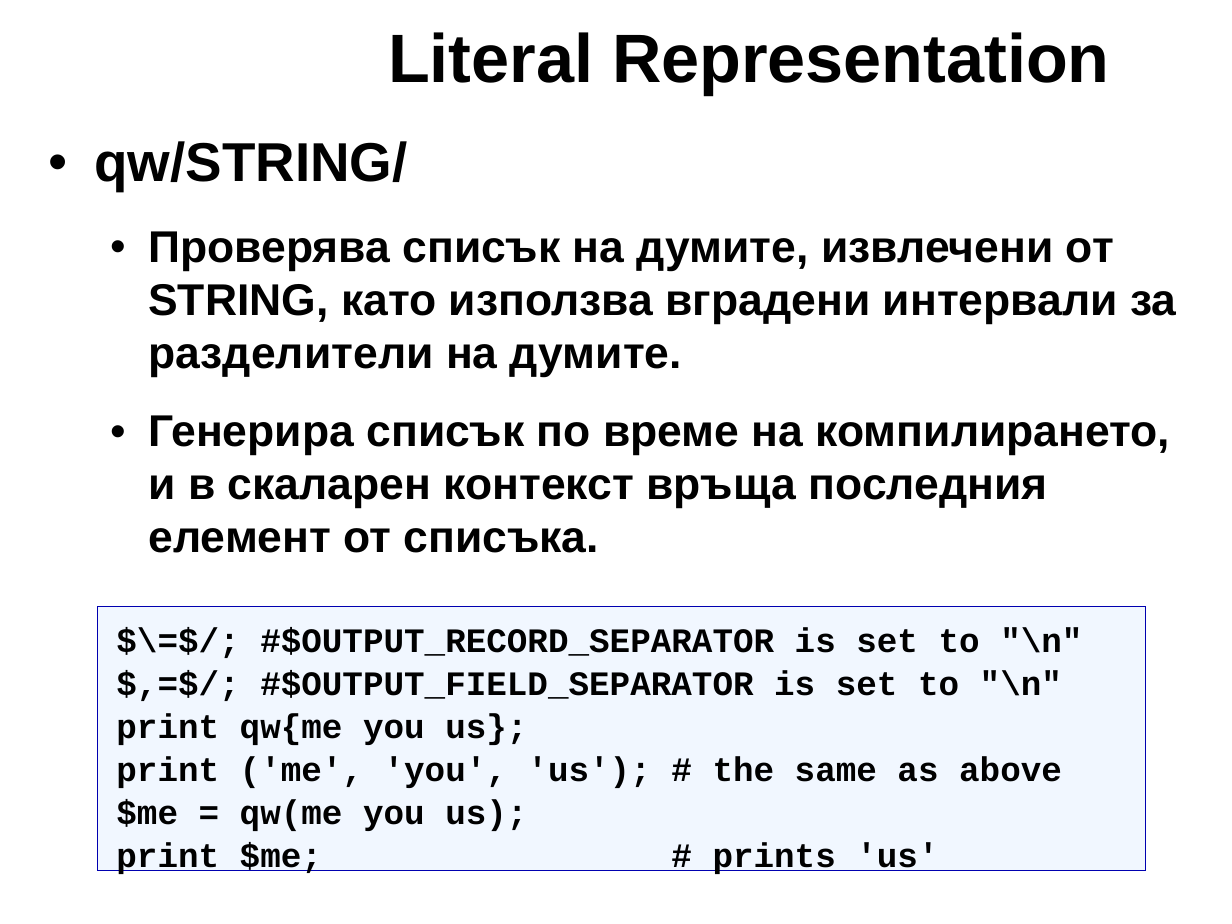
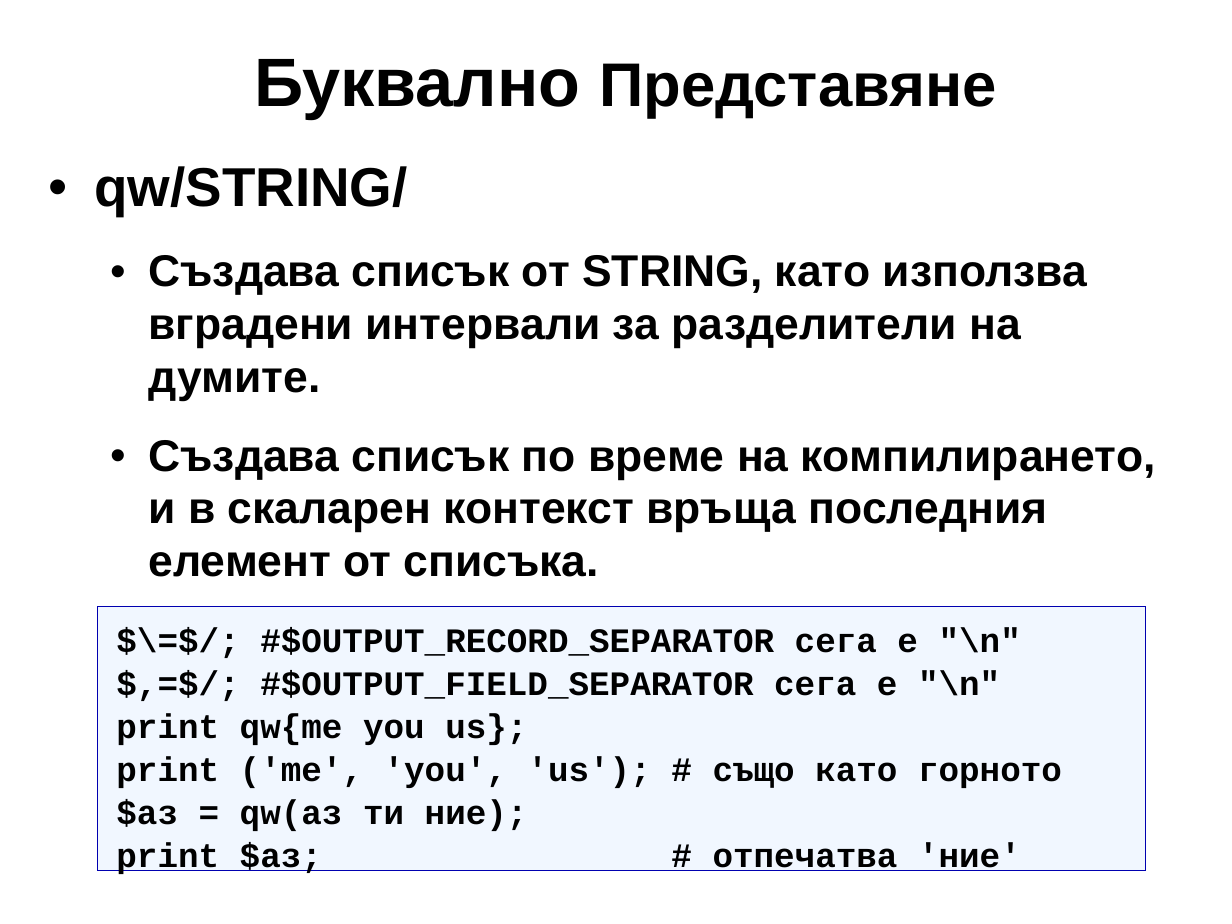
Before and after one commit to kberov/PerlProgrammingCourse, a slide deck: slide 6 of 03_list_and_arrays_bg.odp. Drawn at 1232x924 pixels with LibreOffice and Linux fonts; fonts in the diff are those of the drawing; background and template pictures are left out. Boxes give left, top, right and bottom in pixels: in the first picture for what was removed or moved away, otherwise in the second. Text is boxed around its words. In the diff, an @@ line names an element or a change of style, - is before the commit and + after.

```diff
--- a/03_list_and_arrays_bg.odp
+++ b/03_list_and_arrays_bg.odp
@@ title added at (254, 59, 996, 119), 36 pt, text #000000, bold @@
+Буквално Представяне
@@ title removed at (388, 32, 1110, 95) @@
-Literal Representation
@@ text "qw/STRING/": place and size @@
-text "qw/STRING/" at (94, 141, 1176, 553)
+text "qw/STRING/" at (94, 166, 1156, 577)
@@ text at (148, 255, 1156, 577): text changed @@
-  • Проверява списък на думите, извлечени от STRING, като използва вградени интервали за разделители на думите.
-  • Генерира списък по време на компилирането, и в скаларен контекст връща последния елемент от списъка.
+  • Създава списък от STRING, като използва вградени интервали за разделители на думите.
+  • Създава списък по време на компилирането, и в скаларен контекст връща последния елемент от списъка.
@@ text in rectangle at (260, 627, 1021, 699): text changed @@
-$\=$/; #$OUTPUT_RECORD_SEPARATOR is set to "\n"
-$,=$/; #$OUTPUT_FIELD_SEPARATOR is set to "\n"
+$\=$/; #$OUTPUT_RECORD_SEPARATOR сега е "\n"
+$,=$/; #$OUTPUT_FIELD_SEPARATOR сега е "\n"
@@ text in rectangle at (116, 756, 1062, 874): text changed @@
-print ('me', 'you', 'us'); # the same as above
-$me = qw(me you us);
-print $me; # prints 'us'
+print ('me', 'you', 'us'); # също като горното
+$аз = qw(аз ти ние);
+print $аз; # отпечатва 'ние'
```
Also in this commit, not shown: 25 other slides changed, 1 other file.
